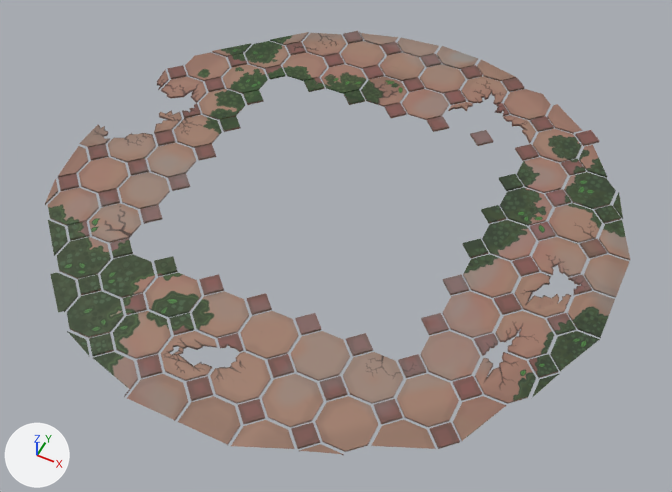
Before and after pictures for a commit that changed the Blender file CircleTiles.blend.
Before and after are seen from a 50 mm camera at (9.31, -18.65, 21.15) aimed at (0.58, -1.19, -0.67). Every picture has the same lights, and +X, +Y and +Z are marked at lower left.

Objects in the first picture: 'TilesSmall'.
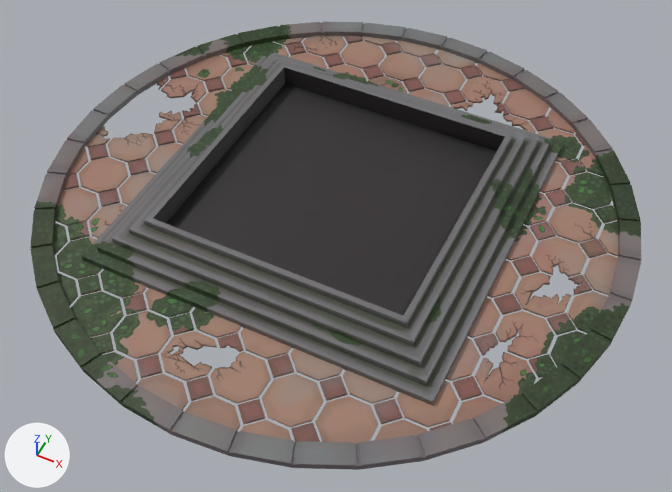
Changed parts and their boxes [x1, y1, x2, y2] in the pictures (672 x 492 px):
'CircleSteps', added
    after: [82, 51, 563, 405]
'CircleCement', added
    after: [30, 22, 642, 470]

What the commit changed:
Picture 'CircleCement' (img_circlecement) is new.
Picture 'CircleSteps.001' (img_circlesteps_001) is new.
Material 'Material.001' (mat_material_001) is new.
Its texture is img_circlecement.
Material 'Material.003' (mat_material_003) is new.
Its texture is img_circlesteps_001.
Mesh me_mesh_002 is new.
It has 432 vertices, 360 faces and spans x -9.4..9.4, y -9.4..9.4, z -0.1..0.1.
It uses material mat_material_001 (picture img_circlecement).
Mesh me_mesh_001 is new.
It has 50 vertices, 45 faces and spans x -3.09..3.43, y -3.43..3.42, z 0.0..1.1.
It uses material mat_material_003 (picture img_circlesteps_001).
Object 'CircleCement' (ob_circlecement) is new; it shows me_mesh_002.
Its location is (0.0, 0.0, 0.09).
Object 'CircleSteps' (ob_circlesteps) is new; it shows me_mesh_001.
Its location is (0.0, 0.0, 0.0).
Its scale is (1.83, 1.83, 1.0).
